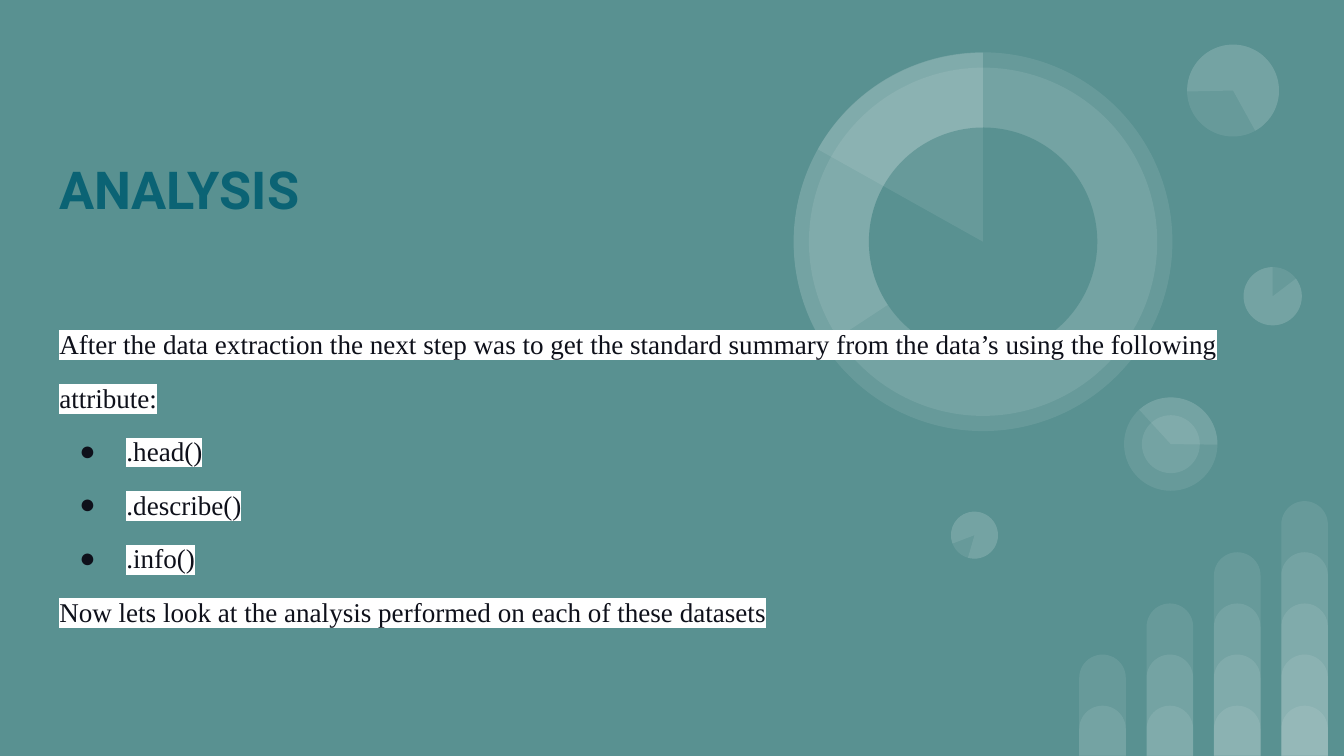
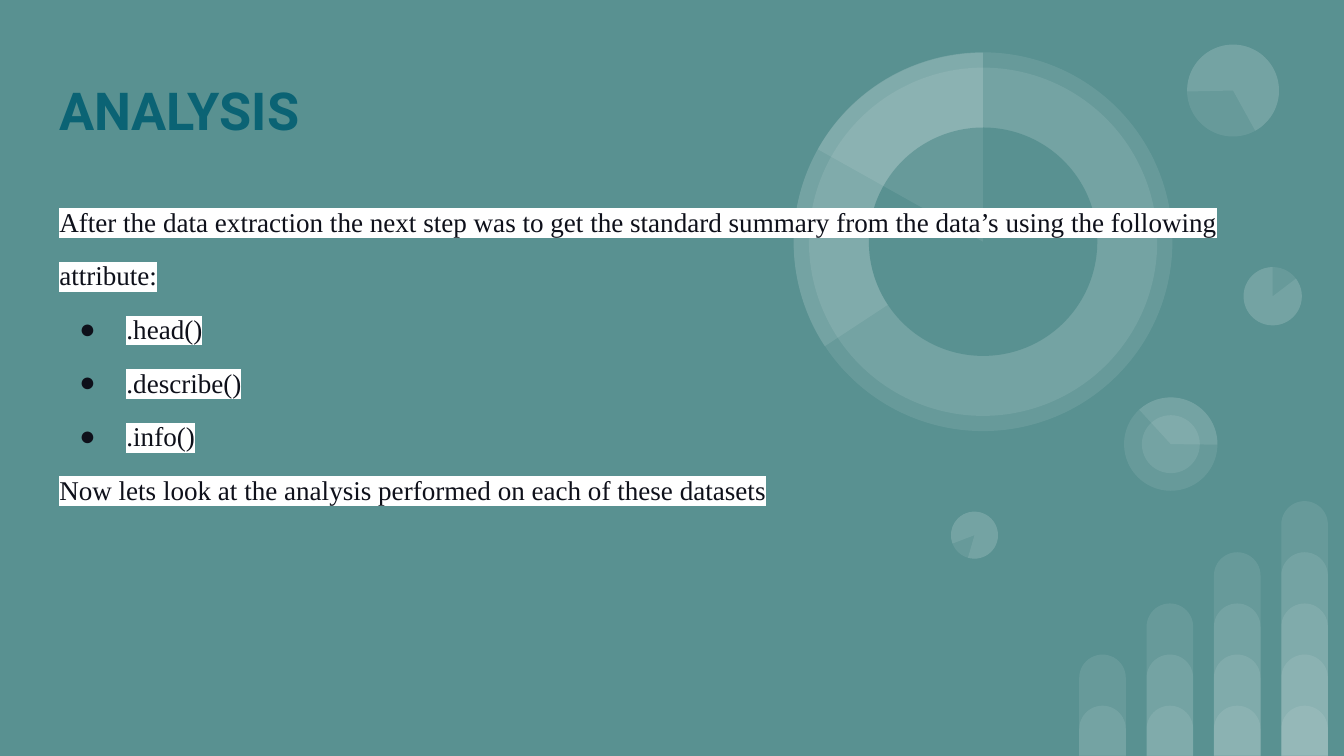
Before and after one commit to Adeleye-Emmanuel/covid19_data_analysis, a slide deck: slide 6 of Covid-19 Executive_Summary.pptx. Drawn at 1344x756 pixels with LibreOffice and Linux fonts; fonts in the diff are those of the drawing. Boxes give left, top, right and bottom in pixels: in the first picture for what was removed or moved away, otherwise in the second. Text is boxed around its words. In the diff, an @@ line names an element or a change of style, - is before the commit and + after.

```diff
--- a/Covid-19 Executive_Summary.pptx
+++ b/Covid-19 Executive_Summary.pptx
@@ title "ANALYSIS": place and size @@
-title "ANALYSIS" at bbox=[59, 171, 299, 209]
+title "ANALYSIS" at bbox=[59, 92, 299, 130]
@@ subtitle "After the data extraction the ...": place and size @@
-subtitle "After the data extraction the ..." at bbox=[59, 335, 1216, 627]
+subtitle "After the data extraction the ..." at bbox=[59, 213, 1216, 505]
```
Also in this commit, not shown: 9 other slides changed, 6 slides added, 6 slides removed, 1 other file.
